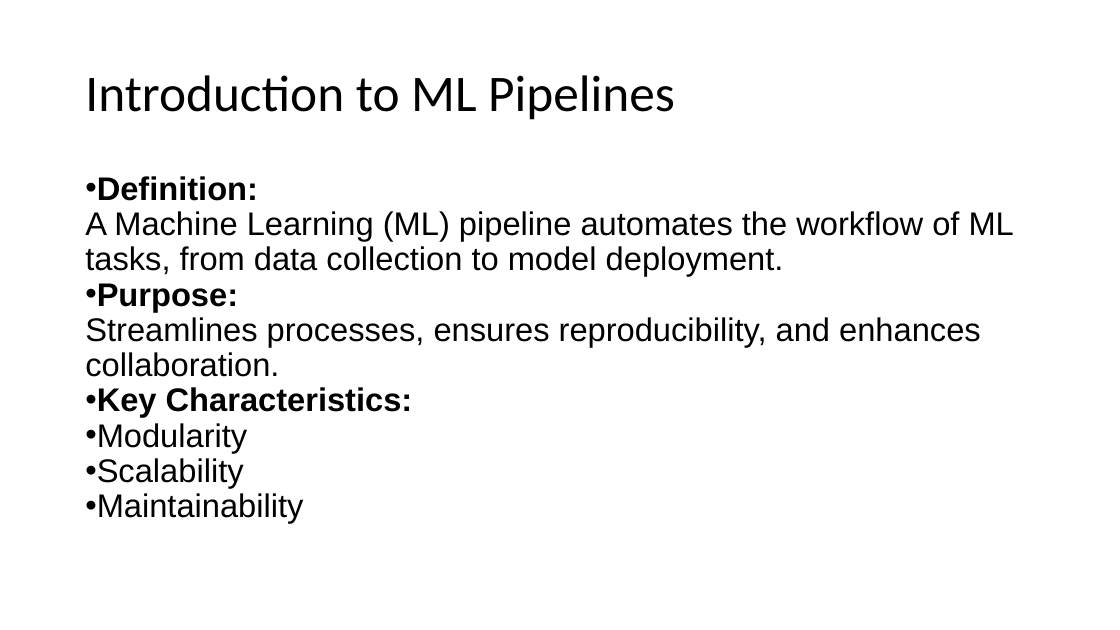
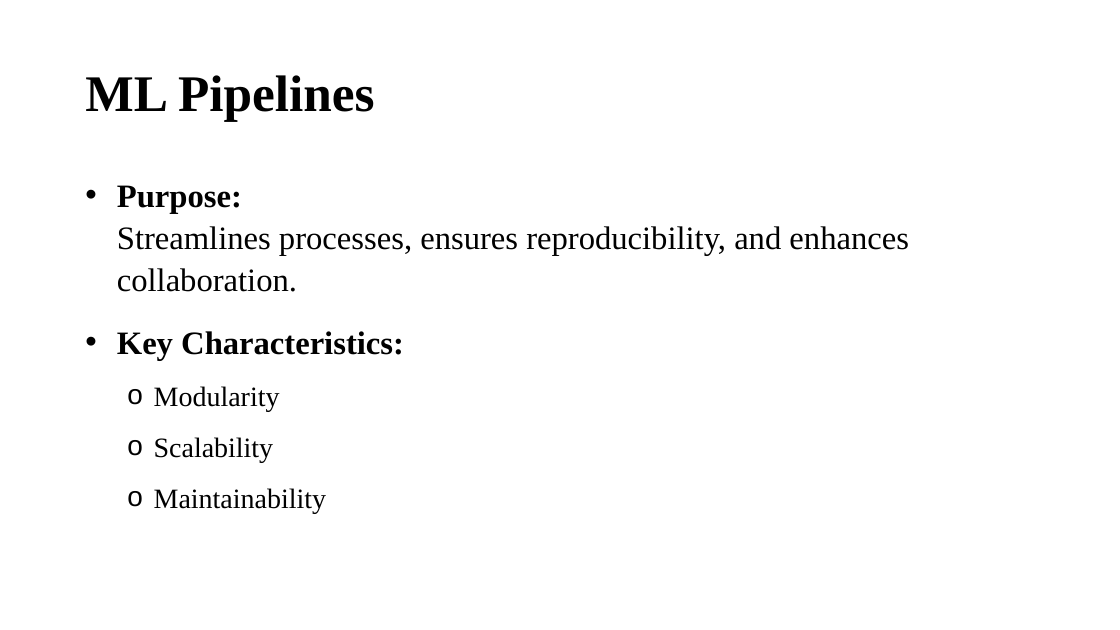
Before and after one commit to orbashangit/MlProjectTemplate, a slide deck: slide 3 of ML Pipeline Template Presentation.pptx (slide 4 before the commit). Drawn at 1120x630 pixels with LibreOffice and Linux fonts; fonts in the diff are those of the drawing. Boxes give left, top, right and bottom in pixels: in the first picture for what was removed or moved away, otherwise in the second. Text is boxed around its words. In the diff, an @@ line names an element or a change of style, - is before the commit and + after.

```diff
--- a/ML Pipeline Template Presentation.pptx
+++ b/ML Pipeline Template Presentation.pptx
@@ title at (x1=85, y1=75, x2=375, y2=121): text changed; font Calibri to Times New Roman; bold on @@
-Introduction to ML Pipelines
+ML Pipelines
@@ text "Purpose: Streamlines processes, ensures reproducibility, ..." at (x1=117, y1=185, x2=909, y2=514): font Arial to Times New Roman; size 28 to 24 pt in "Modularity", "Scalability", "Maintainability"; indent changed; line spacing 0.9 to 1.07; more space between paragraphs; bullet • to o; list level 1 to 2 in "Modularity"; list level 1 to 2 in "Scalability"; list level 1 to 2 in "Maintainability" @@
@@ text at (x1=85, y1=176, x2=1014, y2=276): paragraph removed @@
-• Definition:
-  A Machine Learning (ML) pipeline automates the workflow of ML tasks, from data collection to model deployment.
```
Also in this commit, not shown: 9 other slides changed, 1 slide added, 2 slides removed.
